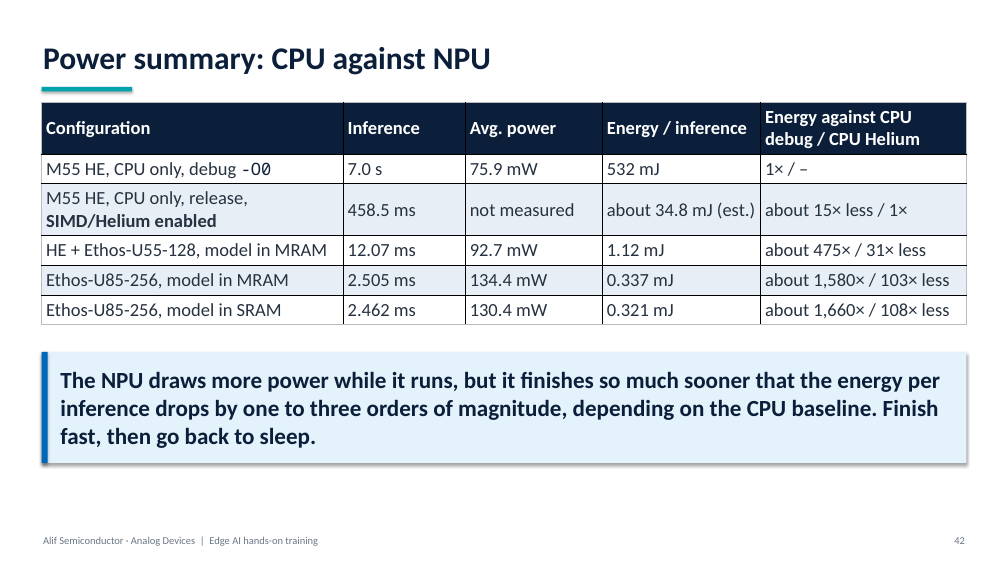
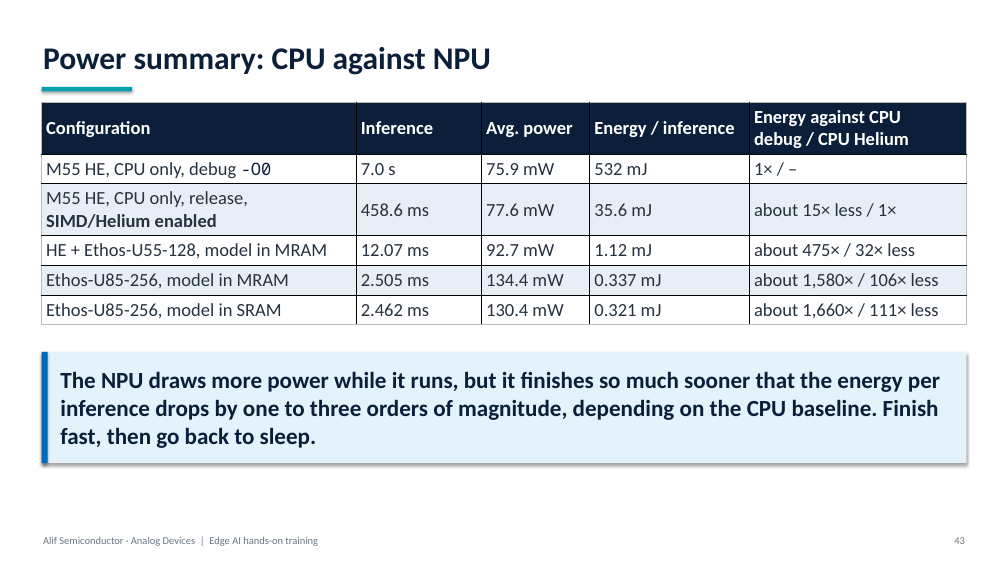
Before and after one commit to alifsemi/alif_ml-training, a slide deck: slide 43 of training/alif_ml_training.pptx (slide 42 before the commit). Drawn at 1008x567 pixels with LibreOffice and Linux fonts; fonts in the diff are those of the drawing. Boxes give left, top, right and bottom in pixels: in the first picture for what was removed or moved away, otherwise in the second. Text is boxed around its words. In the diff, an @@ line names an element or a change of style, - is before the commit and + after.

```diff
--- a/training/alif_ml_training.pptx
+++ b/training/alif_ml_training.pptx
@@ table at (x1=42, y1=102, x2=966, y2=325) @@
-row 3: M55 HE, CPU only, release, SIMD/Helium enabled | 458.5 ms | not measured | about 34.8 mJ (est.) | about 15× less / 1×
+row 3: M55 HE, CPU only, release, SIMD/Helium enabled | 458.6 ms | 77.6 mW | 35.6 mJ | about 15× less / 1×
-row 4, column 5: about 475× / 31× less
+row 4, column 5: about 475× / 32× less
-row 5, column 5: about 1,580× / 103× less
+row 5, column 5: about 1,580× / 106× less
-row 6, column 5: about 1,660× / 108× less
+row 6, column 5: about 1,660× / 111× less
```
Also in this commit, not shown: 21 other slides changed, 1 slide added, 3 other files.
